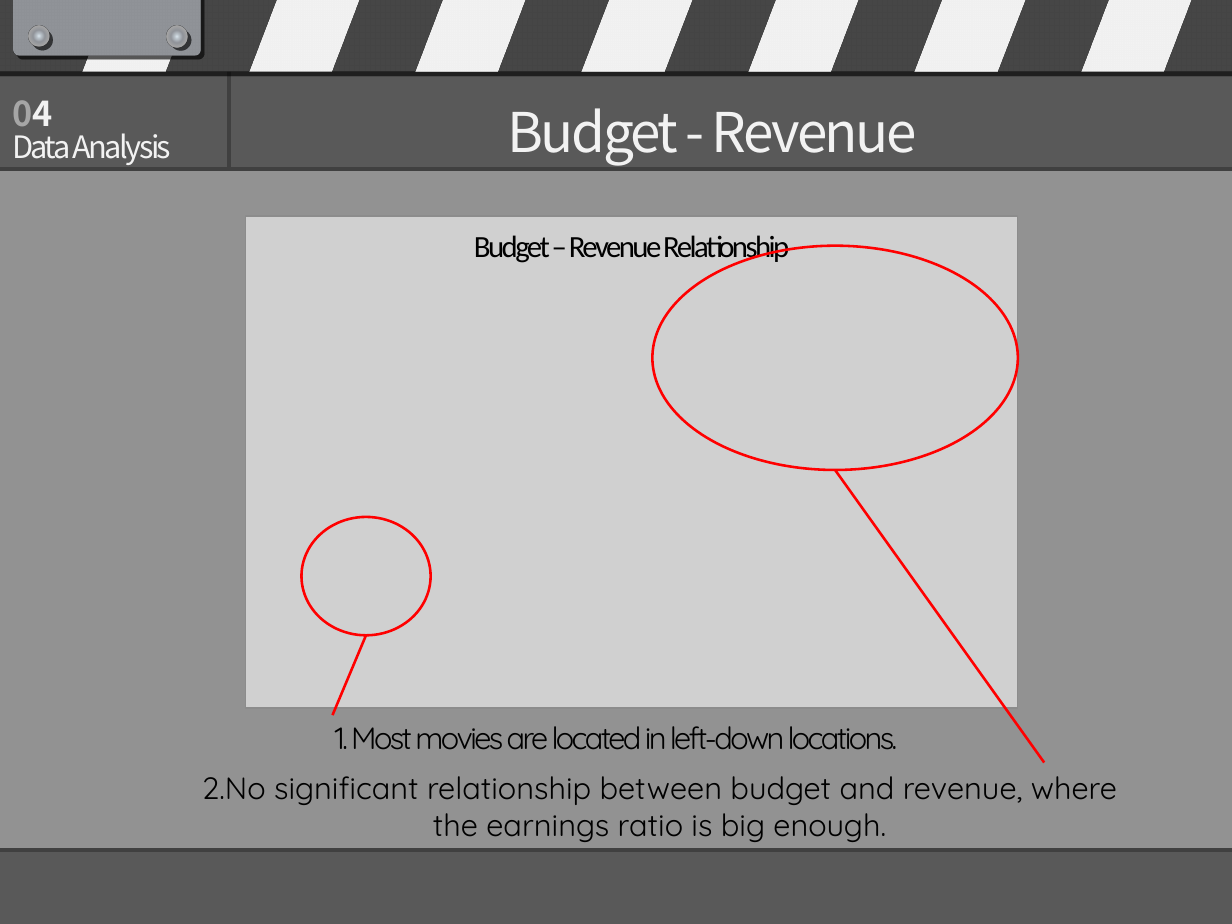
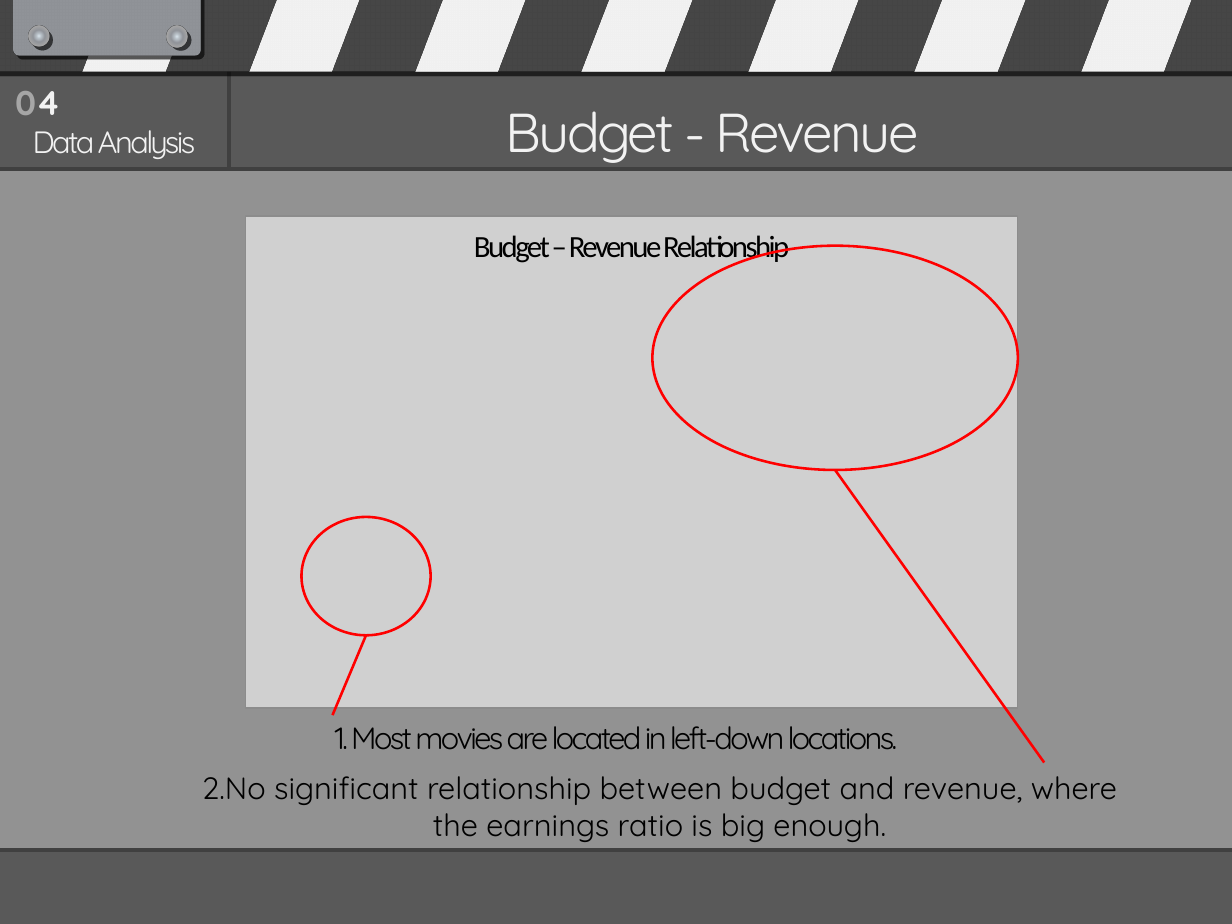
Before and after one commit to asmath472/21SRproject, a slide deck: slide 18 of R final presentation.pptx (slide 14 before the commit). Drawn at 1232x924 pixels with LibreOffice and Linux fonts; fonts in the diff are those of the drawing; grey boxes stand for pictures. Boxes give left, top, right and bottom in pixels: in the first picture for what was removed or moved away, otherwise in the second. Text is boxed around its words. In the diff, an @@ line names an element or a change of style, - is before the commit and + after.

```diff
--- a/R final presentation.pptx
+++ b/R final presentation.pptx
@@ text "04" at (15,91,60,115): font Noto Sans CJK KR to Quicksand @@
@@ text "04": place and size @@
-text "04" at (12,100,52,126)
+text "04" at (15,91,60,115)
@@ text "Data Analysis": place and size @@
-text "Data Analysis" at (12,133,171,165)
+text "Data Analysis" at (33,130,196,159)
@@ text "Data Analysis" at (33,130,196,159): font Noto Sans CJK KR to Quicksand; alignment left to centre @@
@@ text "Budget - Revenue" at (505,111,919,163): font Noto Sans CJK KR to Quicksand @@
```
Also in this commit, not shown: 12 other slides changed, 8 slides added, 2 slides removed.
